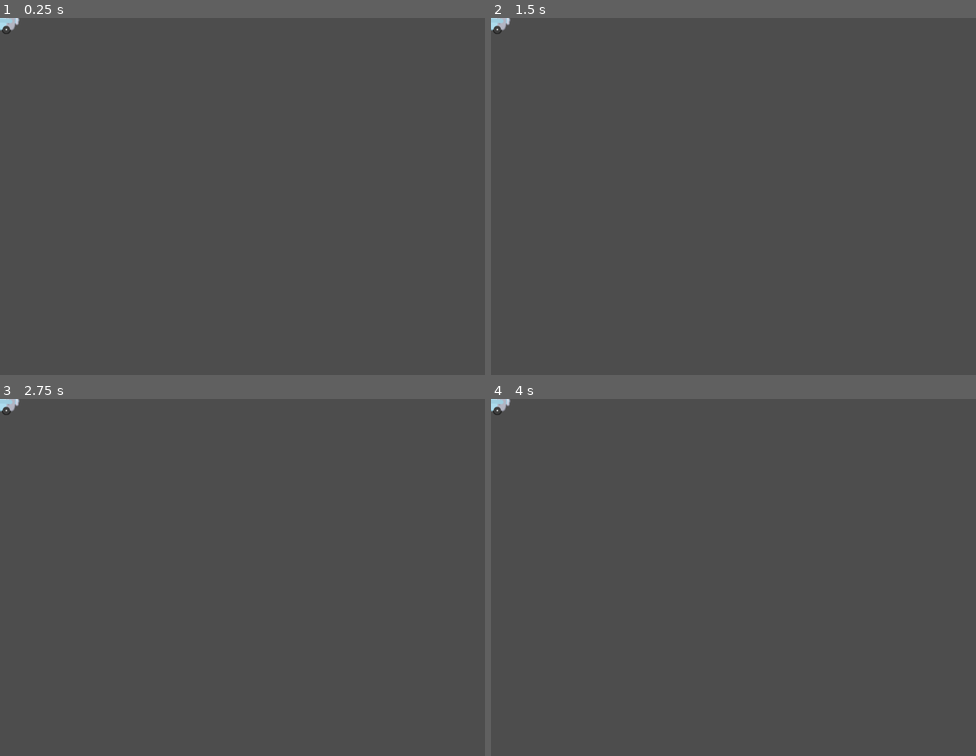
Above: before the commit, frames 1-4 (two rows, left to right).
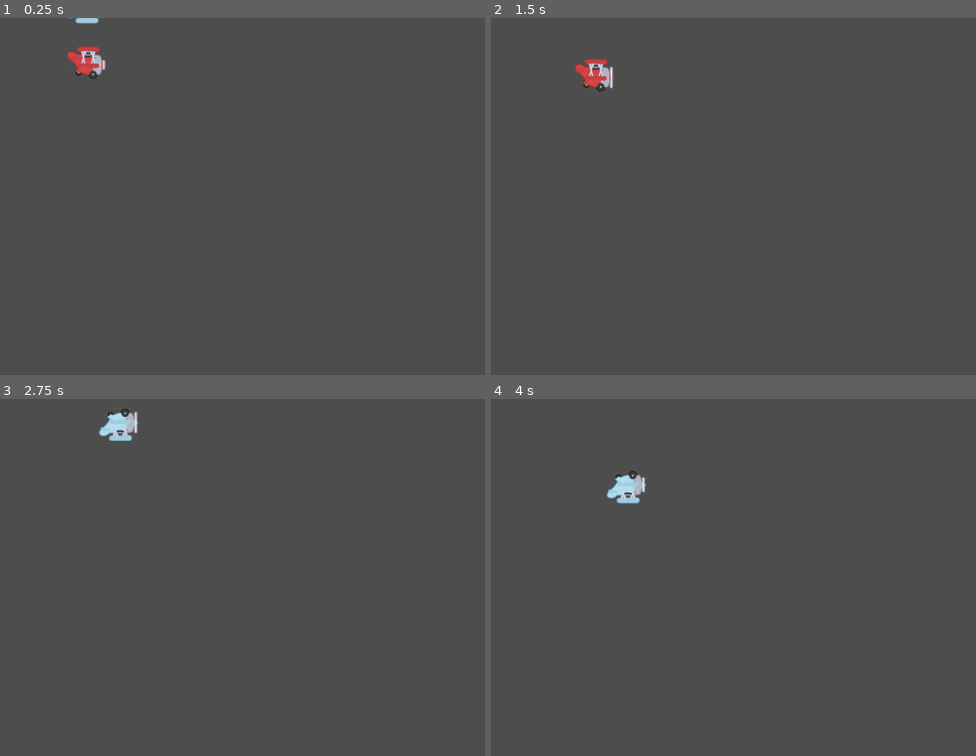
Above: after the commit, the same moments.

Repository: VladimirPakharenko/AirJellodi
Game: Godot game, scene res://scene_and_scripts/scene/сharacters/character_body_2d.tscn
Same seed, same stepped clock (60 frames per second), same inputs: the game is played once before the commit and once after it. Before the commit the project has no main scene; this scene is started directly in both runs.
Inputs:
- Up to frame 1 (0.25 s): no input
- Up to frame 2 (1.5 s): tap F (player1, bound only after the commit) at 0.6 s; tap G (player2, bound only after the commit) at 0.8, 1.35 s
- Up to frame 3 (2.75 s): tap F (player1, bound only after the commit) at 1.55, 2.1 s; tap G (player2, bound only after the commit) at 2.3 s
- Up to frame 4 (4 s): tap G (player2, bound only after the commit) at 2.85, 3.8 s; tap F (player1, bound only after the commit) at 3.05, 3.6 s

The runs differ from the first frame. In frame 1, 0.6% of the frame differs, in the area x 0-22%, y 0-18%; in frame 2, 0.6%; in frame 3, 0.6%; in frame 4, 0.6%.

Commit message:
aircraft

Diff:
--- a/twoPlayerBattle/project.godot
+++ b/twoPlayerBattle/project.godot
@@ -11,6 +11,7 @@
 [application]
 
 config/name="two_player_battle"
+run/main_scene="uid://r6bvy41nr01e"
 config/features=PackedStringArray("4.4", "GL Compatibility")
 
 [display]
@@ -18,6 +19,24 @@
 window/size/viewport_width=1088
 window/size/viewport_height=800
 
+[input]
+
+player1={
+"deadzone": 0.2,
+"events": [Object(InputEventKey,"resource_local_to_scene":false,"resource_name":"","device":-1,"window_id":0,"alt_pressed":false,"shift_pressed":false,"ctrl_pressed":false,"meta_pressed":false,"pressed":false,"keycode":0,"physical_keycode":70,"key_label":0,"unicode":102,"location":0,"echo":false,"script":null)
+]
+}
+player2={
+"deadzone": 0.2,
+"events": [Object(InputEventKey,"resource_local_to_scene":false,"resource_name":"","device":-1,"window_id":0,"alt_pressed":false,"shift_pressed":false,"ctrl_pressed":false,"meta_pressed":false,"pressed":false,"keycode":0,"physical_keycode":71,"key_label":0,"unicode":103,"location":0,"echo":false,"script":null)
+]
+}
+
+[layer_names]
+
+2d_render/layer_2="obstacles"
+2d_render/layer_3="players"
+
 [rendering]
 
 renderer/rendering_method="gl_compatibility"
--- /dev/null
+++ b/twoPlayerBattle/scene_and_scripts/scene/сharacters/aircraft.gd
@@ -0,0 +1,31 @@
+extends Node2D
+
+var Positions = [1, -1]
+var Colors = ["air_red", "air_blue"]
+var Actions = ["player1", "player2"]
+
+@export var speed = 30.0
+@export var gravity = 700
+@export var flap_force = 400
+
+@onready var planes = [$Red, $Blue]
+
+func _ready():
+	for i in range(planes.size()):
+		var sprite = planes[i].get_node("AnimatedSprite2D")
+		sprite.play(Colors[i])
+		if Positions[i] == -1:
+			sprite.flip_v = true
+
+func _physics_process(delta):
+	for i in range(planes.size()):
+		var plane = planes[i]
+		var dir = Positions[i]
+
+		plane.velocity.y += gravity * dir * delta
+
+		if Input.is_action_just_pressed(Actions[i]):
+			plane.velocity.y = -flap_force * dir
+
+		plane.velocity.x = speed
+		plane.move_and_slide()
--- a/twoPlayerBattle/scene_and_scripts/scene/сharacters/character_body_2d.tscn
+++ b/twoPlayerBattle/scene_and_scripts/scene/сharacters/character_body_2d.tscn
@@ -1,6 +1,11 @@
-[gd_scene load_steps=16 format=3 uid="uid://r6bvy41nr01e"]
+[gd_scene load_steps=11 format=3 uid="uid://r6bvy41nr01e"]
 
+[ext_resource type="Script" uid="uid://b1avg746ng1xg" path="res://scene_and_scripts/scene/сharacters/aircraft.gd" id="1_46qcv"]
 [ext_resource type="Texture2D" uid="uid://bift343uq0ywl" path="res://assets/kenney_tappy-plane/Spritesheet/planes.png" id="1_ex84s"]
+
+[sub_resource type="CapsuleShape2D" id="CapsuleShape2D_jppp5"]
+radius = 36.0
+height = 98.0
 
 [sub_resource type="AtlasTexture" id="AtlasTexture_46qcv"]
 atlas = ExtResource("1_ex84s")
@@ -14,18 +19,6 @@
 atlas = ExtResource("1_ex84s")
 region = Rect2(0, 73, 88, 73)
 
-[sub_resource type="AtlasTexture" id="AtlasTexture_34833"]
-atlas = ExtResource("1_ex84s")
-region = Rect2(88, 73, 88, 73)
-
-[sub_resource type="AtlasTexture" id="AtlasTexture_32413"]
-atlas = ExtResource("1_ex84s")
-region = Rect2(88, 146, 88, 73)
-
-[sub_resource type="AtlasTexture" id="AtlasTexture_sxp0r"]
-atlas = ExtResource("1_ex84s")
-region = Rect2(88, 219, 88, 73)
-
 [sub_resource type="AtlasTexture" id="AtlasTexture_mj4hw"]
 atlas = ExtResource("1_ex84s")
 region = Rect2(88, 292, 88, 73)
@@ -37,18 +30,6 @@
 [sub_resource type="AtlasTexture" id="AtlasTexture_2fh00"]
 atlas = ExtResource("1_ex84s")
 region = Rect2(88, 0, 88, 73)
-
-[sub_resource type="AtlasTexture" id="AtlasTexture_aywtr"]
-atlas = ExtResource("1_ex84s")
-region = Rect2(0, 146, 88, 73)
-
-[sub_resource type="AtlasTexture" id="AtlasTexture_5n37t"]
-atlas = ExtResource("1_ex84s")
-region = Rect2(0, 219, 88, 73)
-
-[sub_resource type="AtlasTexture" id="AtlasTexture_om1fw"]
-atlas = ExtResource("1_ex84s")
-region = Rect2(0, 292, 88, 73)
 
 [sub_resource type="SpriteFrames" id="SpriteFrames_ibmbb"]
 animations = [{
@@ -68,20 +49,6 @@
 }, {
 "frames": [{
 "duration": 1.0,
-"texture": SubResource("AtlasTexture_34833")
-}, {
-"duration": 1.0,
-"texture": SubResource("AtlasTexture_32413")
-}, {
-"duration": 1.0,
-"texture": SubResource("AtlasTexture_sxp0r")
-}],
-"loop": true,
-"name": &"air_green",
-"speed": 25.0
-}, {
-"frames": [{
-"duration": 1.0,
 "texture": SubResource("AtlasTexture_mj4hw")
 }, {
 "duration": 1.0,
@@ -93,33 +60,37 @@
 "loop": true,
 "name": &"air_red",
 "speed": 25.0
-}, {
-"frames": [{
-"duration": 1.0,
-"texture": SubResource("AtlasTexture_aywtr")
-}, {
-"duration": 1.0,
-"texture": SubResource("AtlasTexture_5n37t")
-}, {
-"duration": 1.0,
-"texture": SubResource("AtlasTexture_om1fw")
-}],
-"loop": true,
-"name": &"air_yellow",
-"speed": 25.0
 }]
 
-[sub_resource type="CapsuleShape2D" id="CapsuleShape2D_jppp5"]
-radius = 36.0
-height = 98.0
+[node name="Aircraft" type="Node2D"]
+script = ExtResource("1_46qcv")
 
-[node name="CharacterBody2D" type="CharacterBody2D"]
+[node name="Red" type="CharacterBody2D" parent="."]
+position = Vector2(187, 77)
+collision_layer = 4
+collision_mask = 2
+metadata/_edit_group_ = true
 
-[node name="AnimatedSprite2D" type="AnimatedSprite2D" parent="."]
+[node name="CollisionShape2D" type="CollisionShape2D" parent="Red"]
+rotation = 1.5708
+shape = SubResource("CapsuleShape2D_jppp5")
+
+[node name="AnimatedSprite2D" type="AnimatedSprite2D" parent="Red"]
+sprite_frames = SubResource("SpriteFrames_ibmbb")
+animation = &"air_red"
+frame_progress = 0.745747
+
+[node name="Blue" type="CharacterBody2D" parent="."]
+position = Vector2(184, -1)
+collision_layer = 4
+collision_mask = 2
+metadata/_edit_group_ = true
+
+[node name="CollisionShape2D" type="CollisionShape2D" parent="Blue"]
+rotation = 1.5708
+shape = SubResource("CapsuleShape2D_jppp5")
+
+[node name="AnimatedSprite2D" type="AnimatedSprite2D" parent="Blue"]
 sprite_frames = SubResource("SpriteFrames_ibmbb")
 animation = &"air_blue"
-frame_progress = 0.176091
-
-[node name="CollisionShape2D" type="CollisionShape2D" parent="."]
-rotation = 1.5708
-shape = SubResource("CapsuleShape2D_jppp5")
+frame_progress = 0.0844147
Binary file removed: twoPlayerBattle/assets/kenney_tappy-plane/Spritesheet/sheet.png
Not shown, removed: twoPlayerBattle/assets/kenney_tappy-plane/Spritesheet/sheet.png.import
Not shown, changed: twoPlayerBattle/scene_and_scripts/level/1254135125.txt
Not shown, removed: twoPlayerBattle/scene_and_scripts/scene/1241241546.txt
Not shown, added: twoPlayerBattle/scene_and_scripts/scene/сharacters/aircraft.gd.uid
